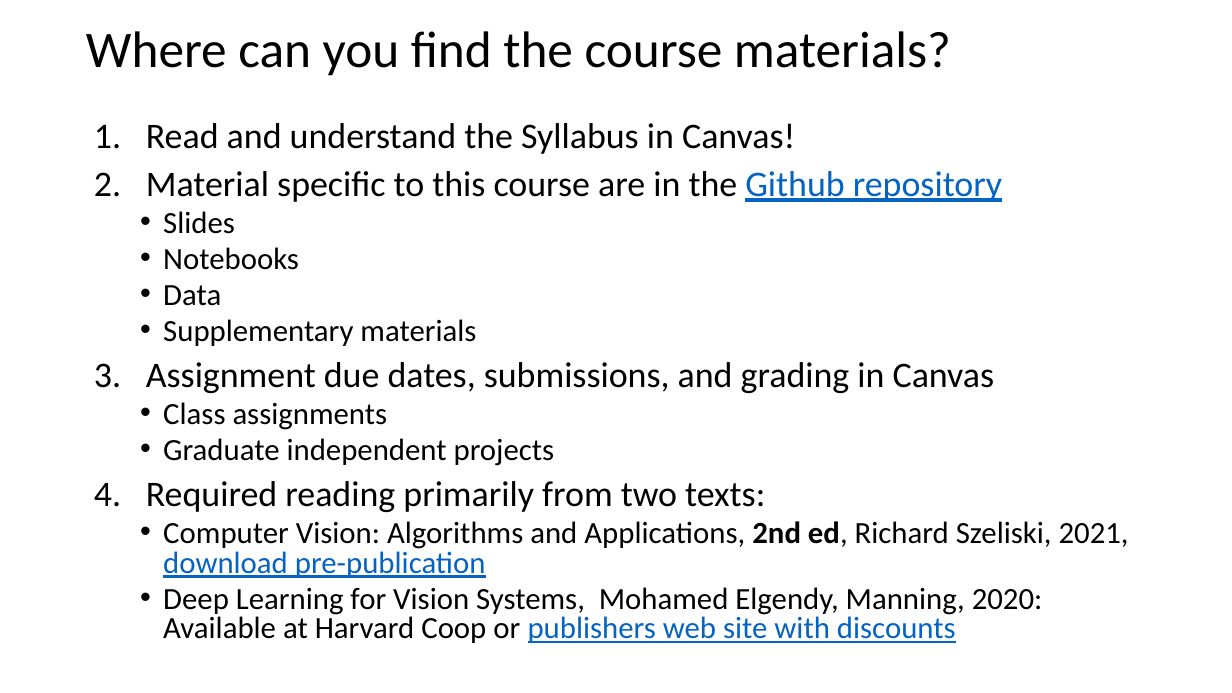
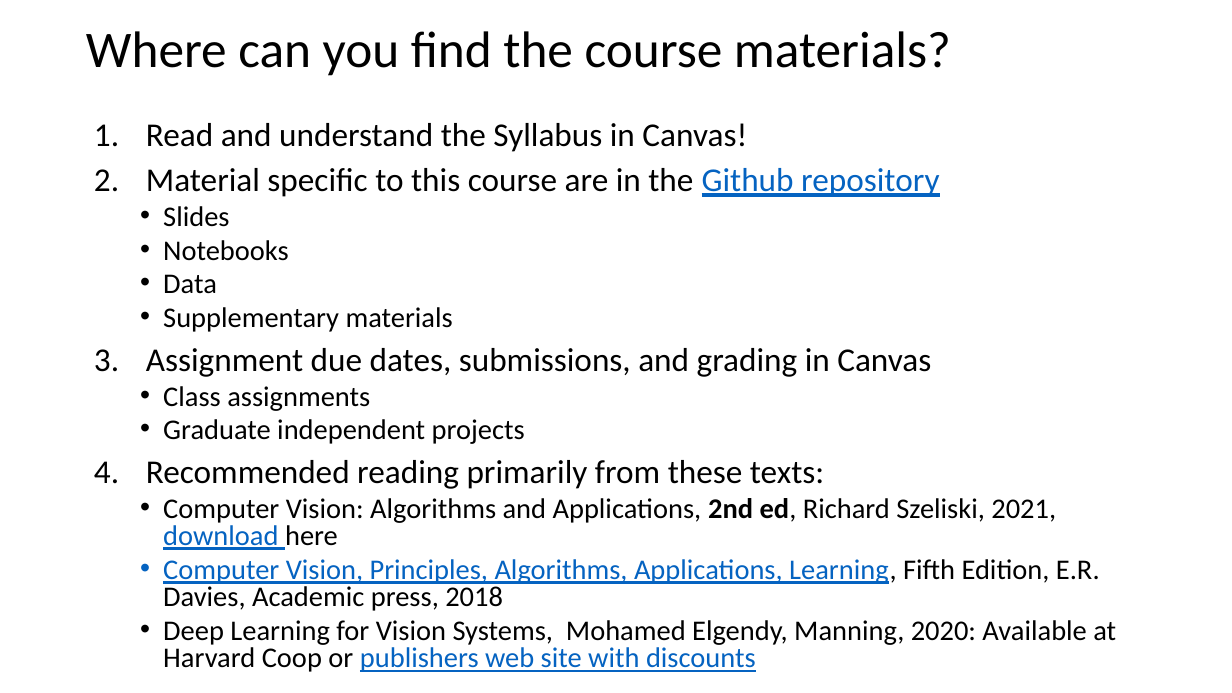
Before and after one commit to StephenElston/CSCI-E25, a slide deck: slide 13 of Slides/1_Introduction.pptx. Drawn at 1232x693 pixels with LibreOffice and Linux fonts; fonts in the diff are those of the drawing. Boxes give left, top, right and bottom in pixels: in the first picture for what was removed or moved away, otherwise in the second. Text is boxed around its words. In the diff, an @@ line names an element or a change of style, - is before the commit and + after.

```diff
--- a/Slides/1_Introduction.pptx
+++ b/Slides/1_Introduction.pptx
@@ text at bbox=[146, 123, 1116, 672]: size 28 to 25.9 pt in "Read and understand the Syllabus in Canvas!", "Material specific to this course are in ...", "Assignment due dates, submissions, and grading in ..."; size 24 to 22.2 pt in "Slides", "Notebooks", "Data", "Supplementary materials" and 3 more places @@
@@ text at bbox=[146, 460, 1100, 611]: text changed; size 24 to 22.2 pt @@
-4. Required reading primarily from two texts:
-  • Computer Vision: Algorithms and Applications, 2nd ed, Richard Szeliski, 2021, download pre-publication
+4. Recommended reading primarily from these texts:
+  • Computer Vision: Algorithms and Applications, 2nd ed, Richard Szeliski, 2021, download here
+  • Computer Vision, Principles, Algorithms, Applications, Learning, Fifth Edition, E.R. Davies, Academic press, 2018
```
Also in this commit, not shown: 24 other slides changed.
